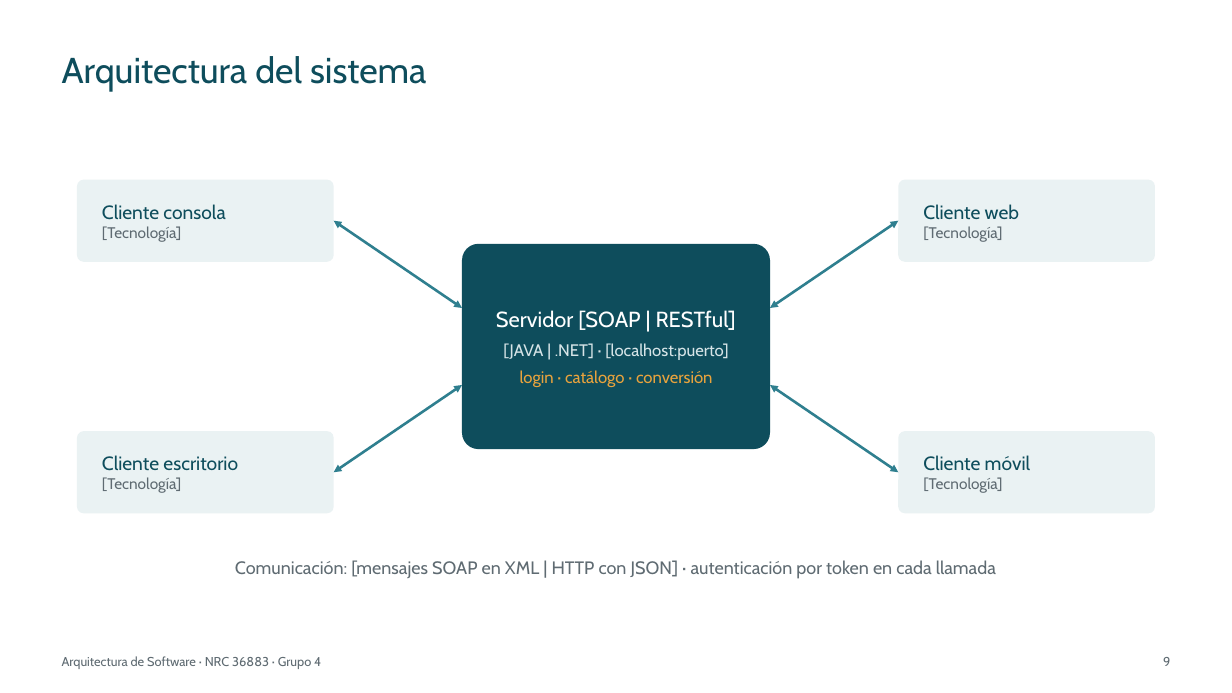
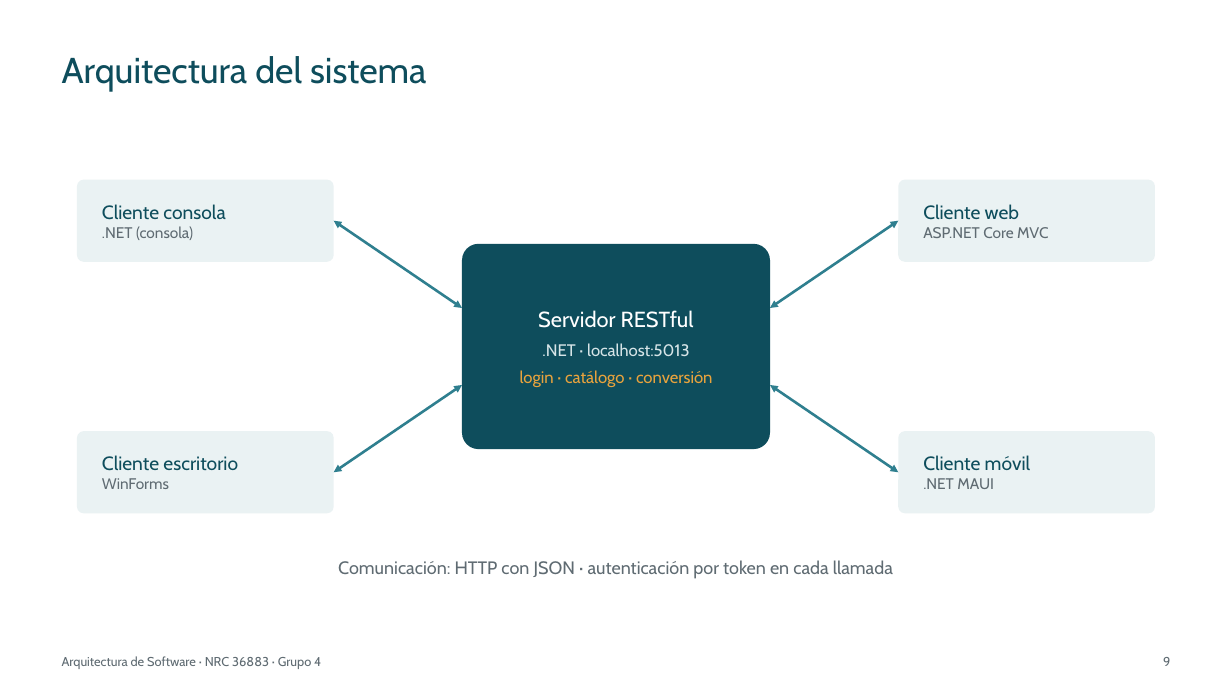
Before and after one commit to IMarcusDev/TI.1.4.-PAO202651_RESTFUL_DOTNET_SINBDD_NRC_36883_GR04, a slide deck: slide 9 of 05. DOCUMENTACION/PRESENTACION TI.1.4. RESTFUL sin BDD en DOTNET GR4.pptx. Drawn at 1232x693 pixels with LibreOffice and Linux fonts; fonts in the diff are those of the drawing. Boxes give left, top, right and bottom in pixels: in the first picture for what was removed or moved away, otherwise in the second. Text is boxed around its words. In the diff, an @@ line names an element or a change of style, - is before the commit and + after.

```diff
--- a/05. DOCUMENTACION/PRESENTACION TI.1.4. RESTFUL sin BDD en DOTNET GR4.pptx
+++ b/05. DOCUMENTACION/PRESENTACION TI.1.4. RESTFUL sin BDD en DOTNET GR4.pptx
@@ text in rounded rectangle at bbox=[102, 226, 193, 240]: text changed @@
-[Tecnología]
+.NET (consola)
@@ text in rounded rectangle at bbox=[923, 227, 1048, 238]: text changed @@
-[Tecnología]
+ASP.NET Core MVC
@@ text in rounded rectangle at bbox=[538, 310, 694, 356]: text changed @@
-Servidor [SOAP | RESTful]
-[JAVA | .NET] · [localhost:puerto]
+Servidor RESTful
+.NET · localhost:5013
@@ text in rounded rectangle at bbox=[102, 478, 169, 489]: text changed @@
-[Tecnología]
+WinForms
@@ text in rounded rectangle at bbox=[923, 478, 994, 489]: text changed @@
-[Tecnología]
+.NET MAUI
@@ text at bbox=[338, 560, 893, 579]: text changed @@
-Comunicación: [mensajes SOAP en XML | HTTP con JSON] · autenticación por token en cada llamada
+Comunicación: HTTP con JSON · autenticación por token en cada llamada
```
Also in this commit, not shown: 27 other slides changed.
